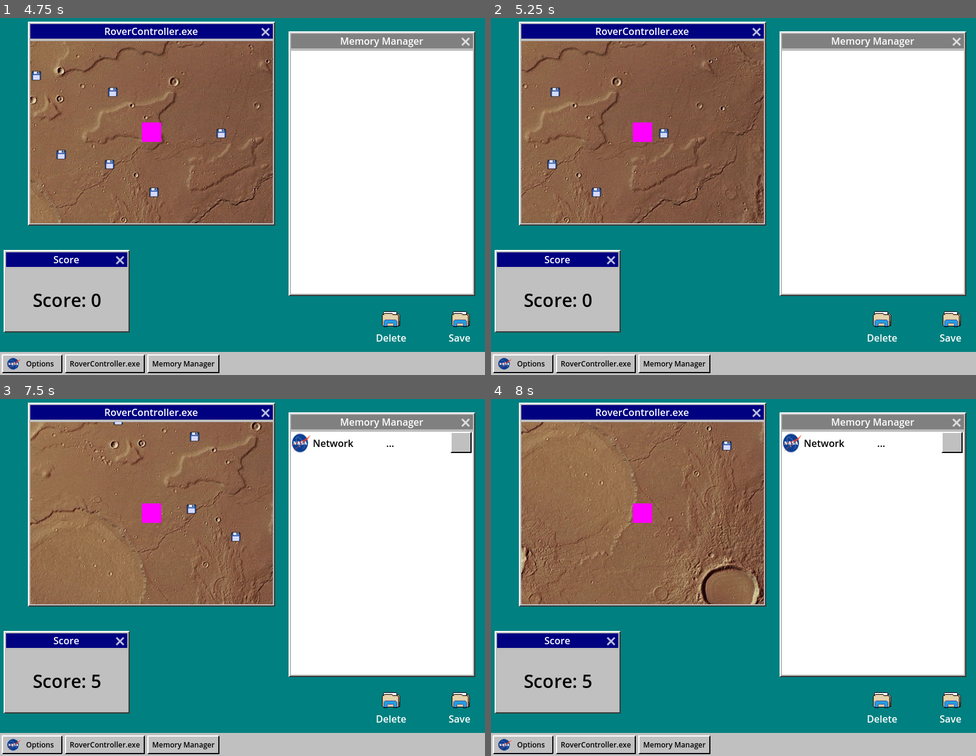
Above: before the commit, frames 1-4 (two rows, left to right).
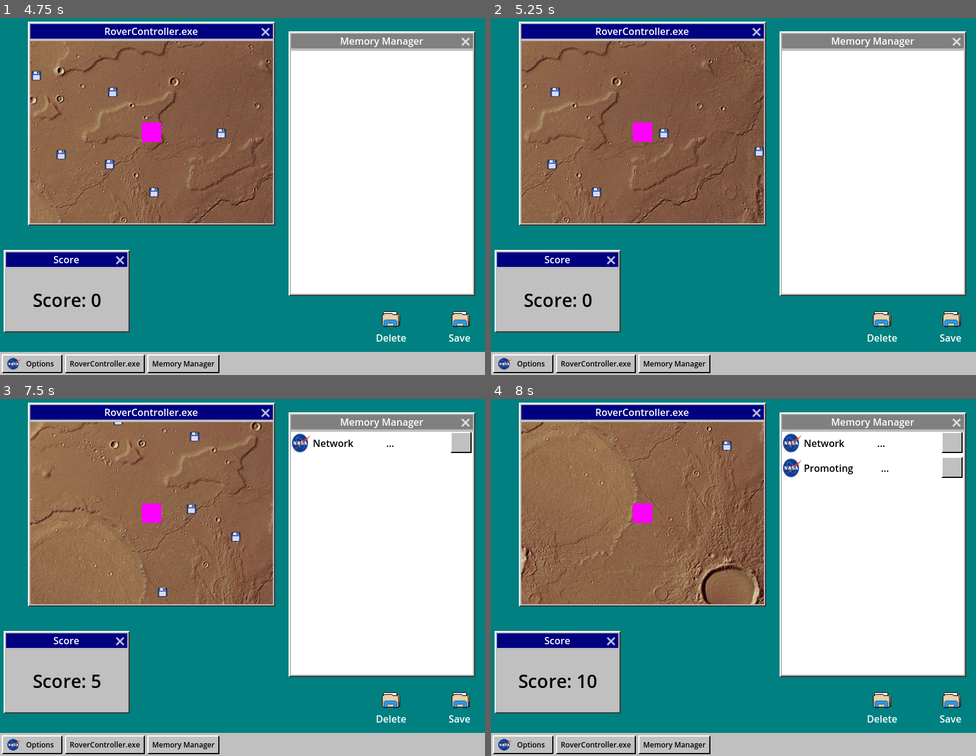
Above: after the commit, the same moments.

Repository: jerrutledge/Mars-Roverflow
Game: Godot game, scene res://scenes/Desktop.tscn
Same seed, same stepped clock (60 frames per second), same inputs: the game is played once before the commit and once after it.
Inputs (mouse positions are in pixels of both pictures, inside the frame that each line leads up to):
- Up to frame 1 (4.75 s): click "RoverController.exe" at 0.5 s; click "Memory Manager" at 1.25 s; click "Options" at 2 s; move the mouse to (349, 175) at 2.77 s; hold D (rover_right) 2.78-3.5 s; hold Backspace (delete) 2.78-3.5 s; click (349, 175) at 2.92 s; drag from (145, 210) to (121, 75) at 3.52 s; move the mouse to (291, 114) at 4.27 s; hold D (rover_right) from 4.28 s (still down); hold Backspace (delete) from 4.28 s (still down)
- Up to frame 2 (5.25 s): release D (rover_right) at 5 s; release Backspace (delete) at 5 s; drag from (709, 264) to (505, 153) at 5.02 s
- Up to frame 3 (7.5 s): move the mouse to (388, 627) at 5.77 s; hold A (rover_left) 5.78-6.5 s; hold Backspace (delete) 5.78-6.5 s; drag from (97, 520) to (300, 513) at 6.52 s; move the mouse to (266, 573) at 7.27 s; hold S (rover_down) from 7.28 s (still down); hold Backspace (delete) from 7.28 s (still down); click (266, 573) at 7.42 s
- Up to frame 4 (8 s): keep holding S (rover_down); keep holding Backspace (delete)

Frame 1 is identical in both runs. In frame 2, less than 0.1% of the frame differs, in the area x 54-57%, y 36-39%; in frame 3, less than 0.1%; in frame 4, 0.8%, in the area x 5-98%, y 16-81%.

Commit message:
Increase collectible spawn frequency

Diff:
--- a/src/Mars.gd
+++ b/src/Mars.gd
@@ -14,7 +14,7 @@
 	var new_collectible : Node2D = collectible_obj.instantiate()
 	new_collectible.position = get_offscreen_coords()
 	collectibles.add_child(new_collectible)
-	collectible_timer.start(randi_range(3, 8))
+	collectible_timer.start(randi_range(2, 5))
 
 func get_offscreen_coords():
 	var view : Rect2 = get_viewport_rect() * get_viewport_transform()
